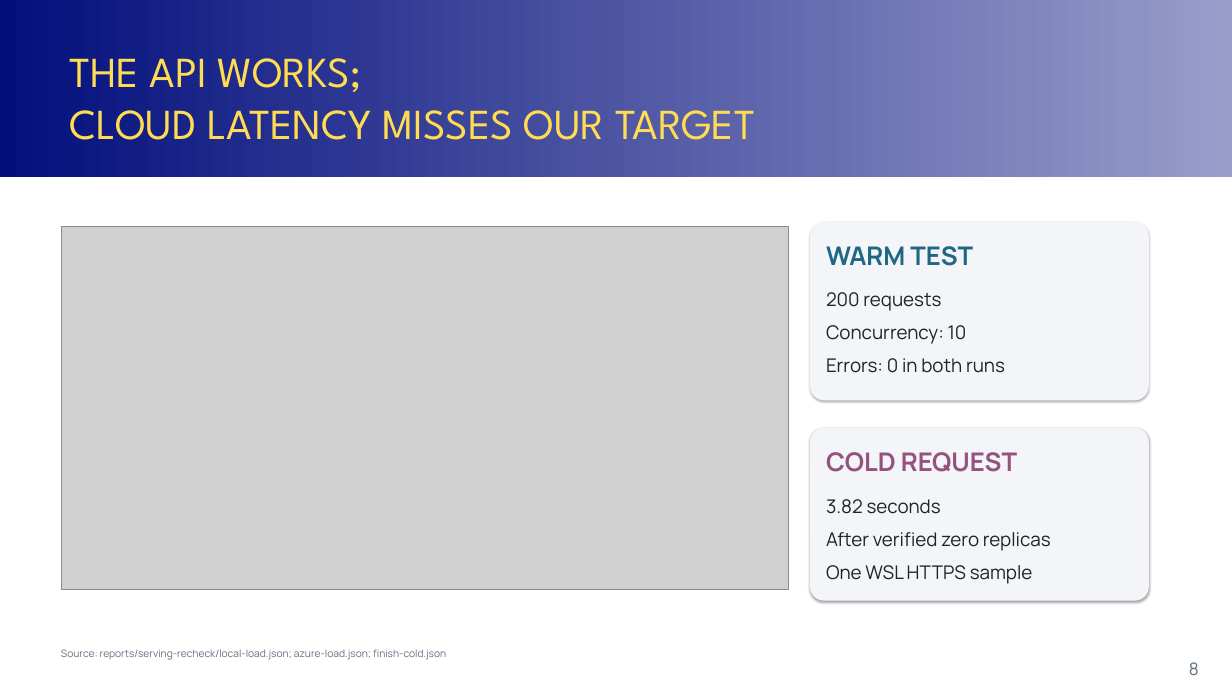
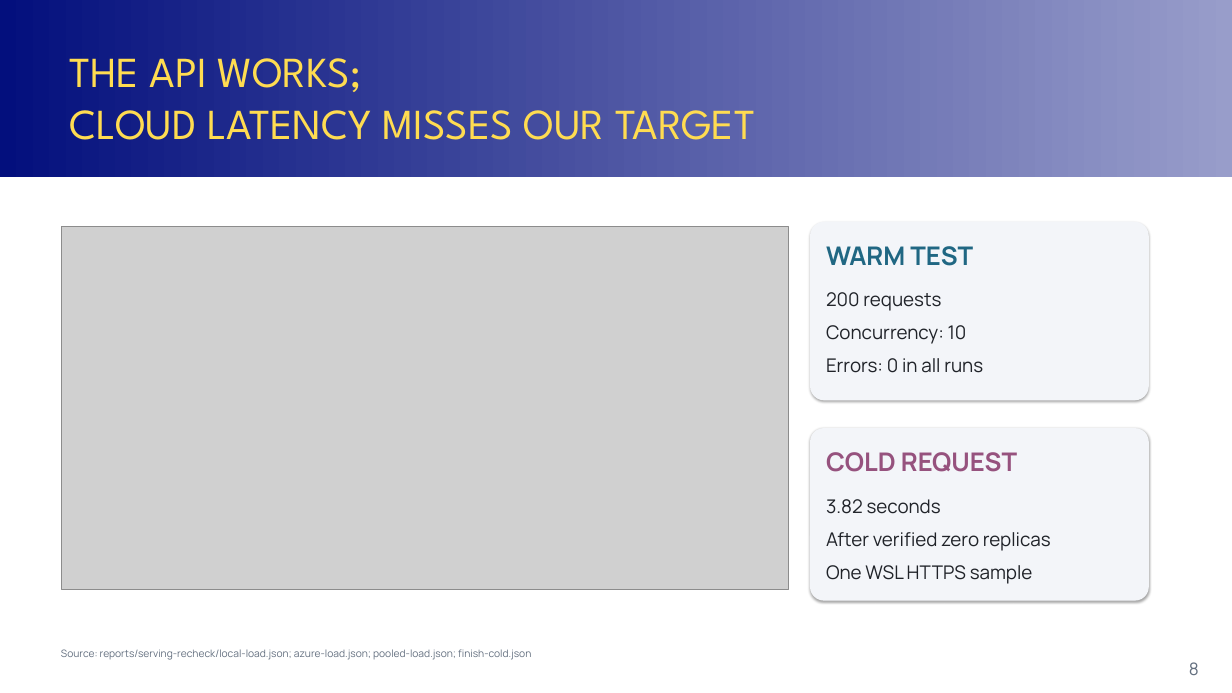
Before and after one commit to DewPerawis/ITCS355-Final-PJ-6688012-6688121-6688193, a slide deck: slide 8 of output/presentation/MLOP-PJ_Presentation.pptx. Drawn at 1232x693 pixels with LibreOffice and Linux fonts; fonts in the diff are those of the drawing; grey boxes stand for pictures. Boxes give left, top, right and bottom in pixels: in the first picture for what was removed or moved away, otherwise in the second. Text is boxed around its words. In the diff, an @@ line names an element or a change of style, - is before the commit and + after.

```diff
--- a/output/presentation/MLOP-PJ_Presentation.pptx
+++ b/output/presentation/MLOP-PJ_Presentation.pptx
@@ text at box(826, 358, 983, 373): text changed @@
-Errors: 0 in both runs
+Errors: 0 in all runs
@@ text at box(61, 649, 531, 660): text changed @@
-Source: reports/serving-recheck/local-load.json; azure-load.json; finish-cold.json
+Source: reports/serving-recheck/local-load.json; azure-load.json; pooled-load.json; finish-cold.json
```
Also in this commit, not shown: 4 other slides changed, 20 other files.
